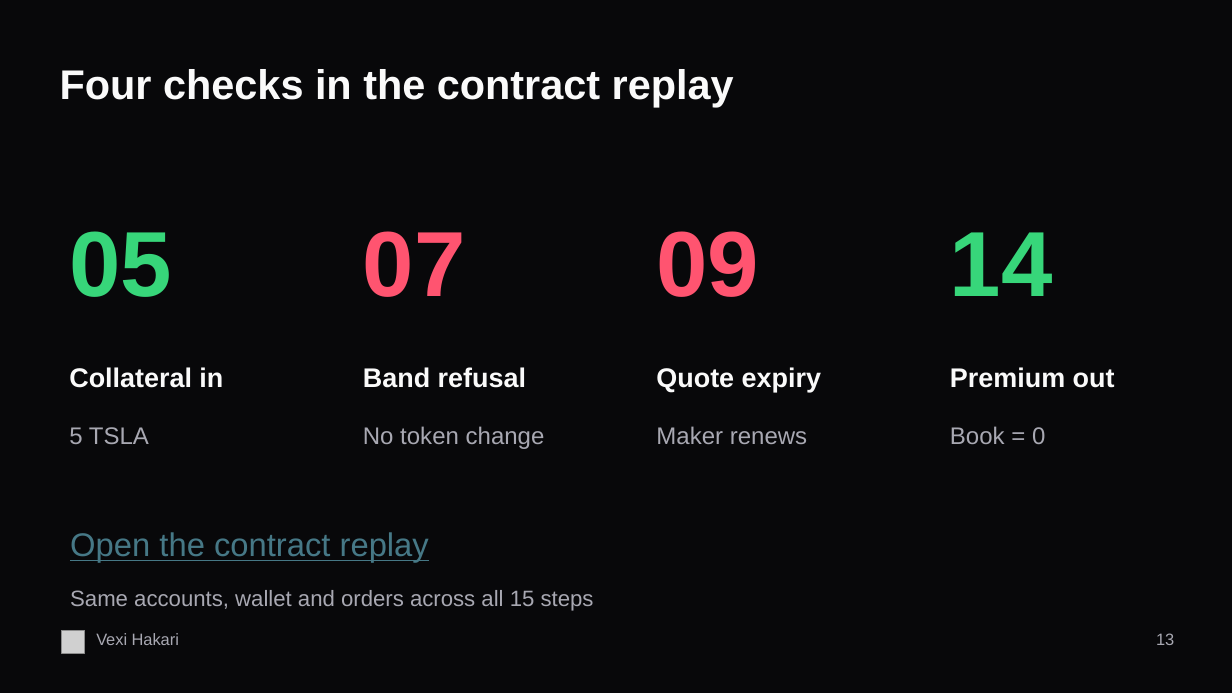
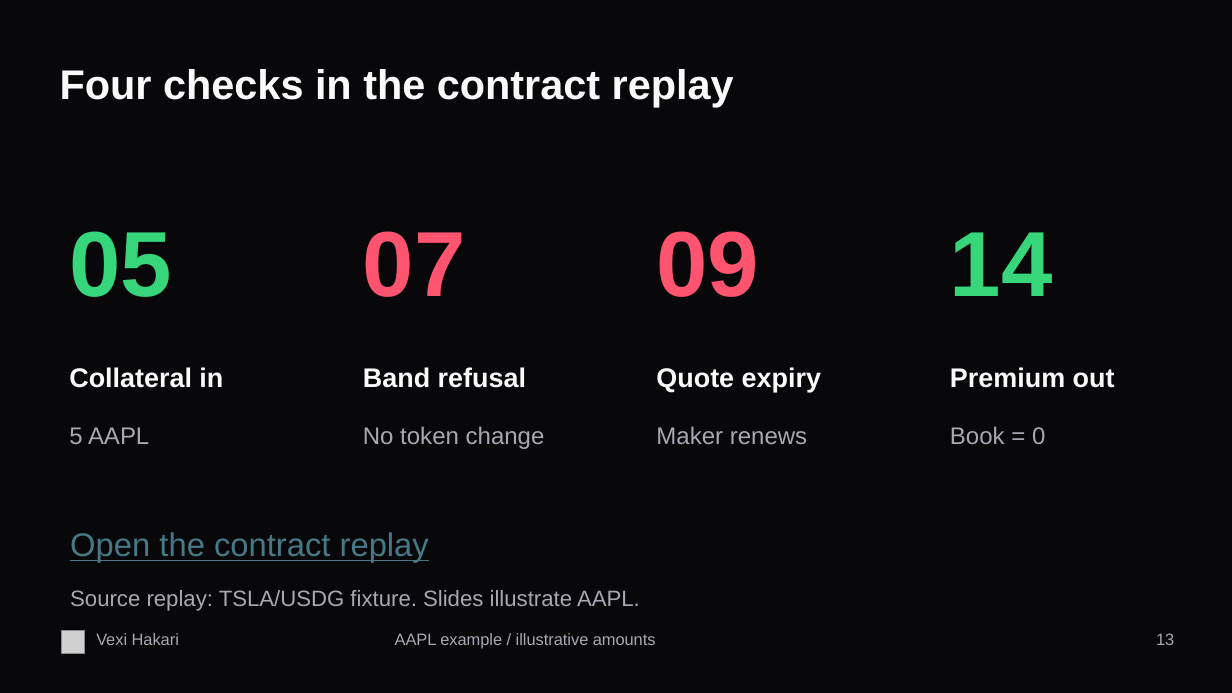
Before and after one commit to vexi-v1/vexi-hakari, a slide deck: slide 13 of docs/presentations/Vexi-Hakari-6min-EN.pptx. Drawn at 1232x693 pixels with LibreOffice and Linux fonts; fonts in the diff are those of the drawing; grey boxes stand for pictures. Boxes give left, top, right and bottom in pixels: in the first picture for what was removed or moved away, otherwise in the second. Text is boxed around its words. In the diff, an @@ line names an element or a change of style, - is before the commit and + after.

Commit message:
docs: use AAPL in bilingual six-minute demo artifacts

```diff
--- a/docs/presentations/Vexi-Hakari-6min-EN.pptx
+++ b/docs/presentations/Vexi-Hakari-6min-EN.pptx
@@ text at <box>69,427,149,444</box>: text changed @@
-5 TSLA
+5 AAPL
@@ text at <box>70,590,640,611</box>: text changed @@
-Same accounts, wallet and orders across all 15 steps
+Source replay: TSLA/USDG fixture. Slides illustrate AAPL.
@@ text added at <box>395,633,656,649</box>, 12.8 pt, text #A8A8B2 @@
+AAPL example / illustrative amounts
```
Also in this commit, not shown: 9 other slides changed, 5 other files.
